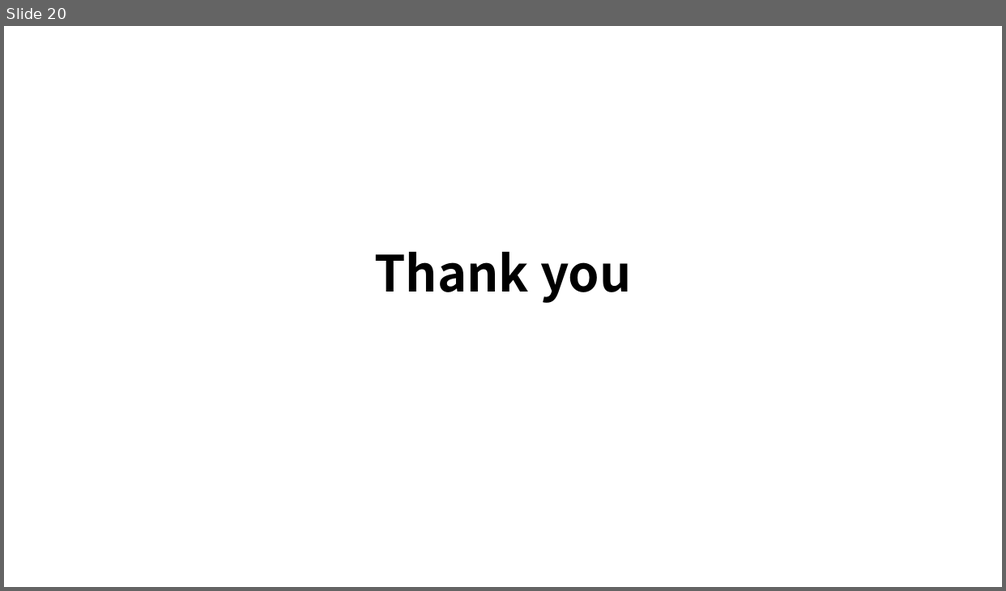
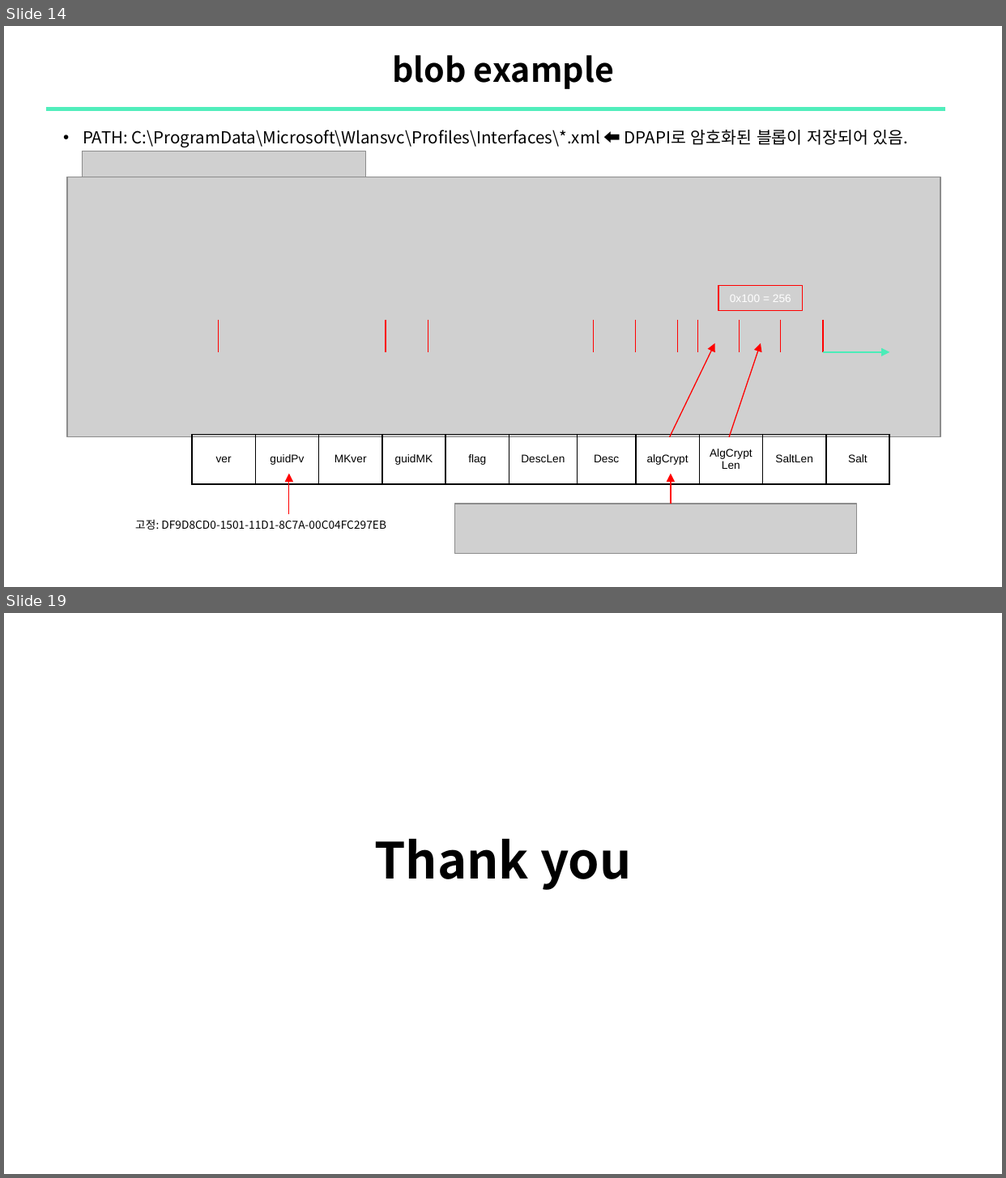
Before and after one commit to sewonpark292/SSL-Seminar, a slide deck: 14_DPAPI.pptx. Shown one above the other, each under a label of ours: slide 20 before the commit, slides 14 and 19 after it; the slides between them are not shown. The pictures are 1006x591 and 1006x1178 pixels, drawn with LibreOffice and Linux fonts; fonts in the diff are those of the drawing; grey boxes stand for pictures. Boxes give left, top, right and bottom in pixels: in the first picture for what was removed or moved away, otherwise in the second. Text is boxed around its words. In the diff, an @@ line names an element or a change of style, - is before the commit and + after.

```diff
--- a/14_DPAPI.pptx
+++ b/14_DPAPI.pptx
@@ slide 14 added at (4, 26, 1002, 587), background #FFFFFF @@
@@ title added at (392, 55, 614, 89), 24 pt, text #000000, bold @@
+blob example
@@ line added from (46, 109) to (946, 109), #51EEBC 3 pt @@
@@ text added at (83, 130, 909, 148), 12 pt, text #000000 @@
+    • PATH: C:\ProgramData\Microsoft\Wlansvc\Profiles\Interfaces\*.xml ⬅ DPAPI로 암호화된 블롭이 저장되어 있음.
@@ picture added at (82, 151, 365, 192) @@
@@ picture added at (67, 177, 940, 438) @@
@@ rectangle added at (718, 285, 803, 310), outline #FF0000 0.75 pt, 8 pt, text #FFFFFF @@
+0x100 = 256
@@ line added from (219, 319) to (219, 352), #FF0000 0.75 pt @@
@@ line added from (386, 319) to (386, 352), #FF0000 0.75 pt @@
@@ line added from (428, 319) to (428, 352), #FF0000 0.75 pt @@
@@ line added from (594, 319) to (594, 352), #FF0000 0.75 pt @@
@@ line added from (636, 319) to (636, 352), #FF0000 0.75 pt @@
@@ line added from (678, 319) to (678, 352), #FF0000 0.75 pt @@
@@ line added from (697, 319) to (697, 352), #FF0000 0.75 pt @@
@@ line added from (739, 319) to (739, 352), #FF0000 0.75 pt @@
@@ line added from (780, 319) to (780, 352), #FF0000 0.75 pt @@
@@ line added from (823, 319) to (823, 352), #FF0000 0.75 pt @@
@@ arrow added from (670, 437) to (714, 344), #FF0000 0.75 pt @@
@@ arrow added from (730, 437) to (761, 344), #FF0000 0.75 pt @@
@@ arrow added from (823, 352) to (890, 352), #4BEDB9 0.75 pt @@
@@ table added at (192, 434, 893, 484), 1 rows, 11 columns @@
+ver | guidPv | MKver | guidMK | flag | DescLen | Desc | algCrypt | AlgCryptLen | SaltLen | Salt
@@ arrow added from (289, 515) to (289, 474), #FF0000 0.75 pt @@
@@ arrow added from (671, 504) to (671, 474), #FF0000 0.75 pt @@
@@ picture added at (455, 504, 856, 554) @@
@@ text added at (135, 519, 386, 530), 8 pt, text #000000 @@
+고정: DF9D8CD0-1501-11D1-8C7A-00C04FC297EB
@@ what was slide 20 is now slide 19 @@
```
Also in this commit, not shown: 9 slides changed, 7 other slides added, 9 slides removed.
